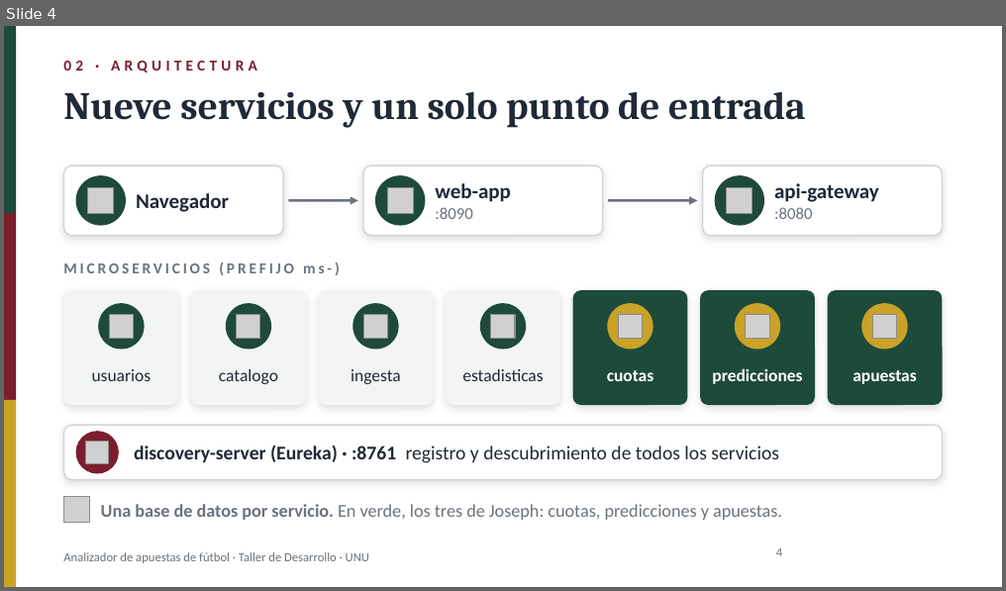
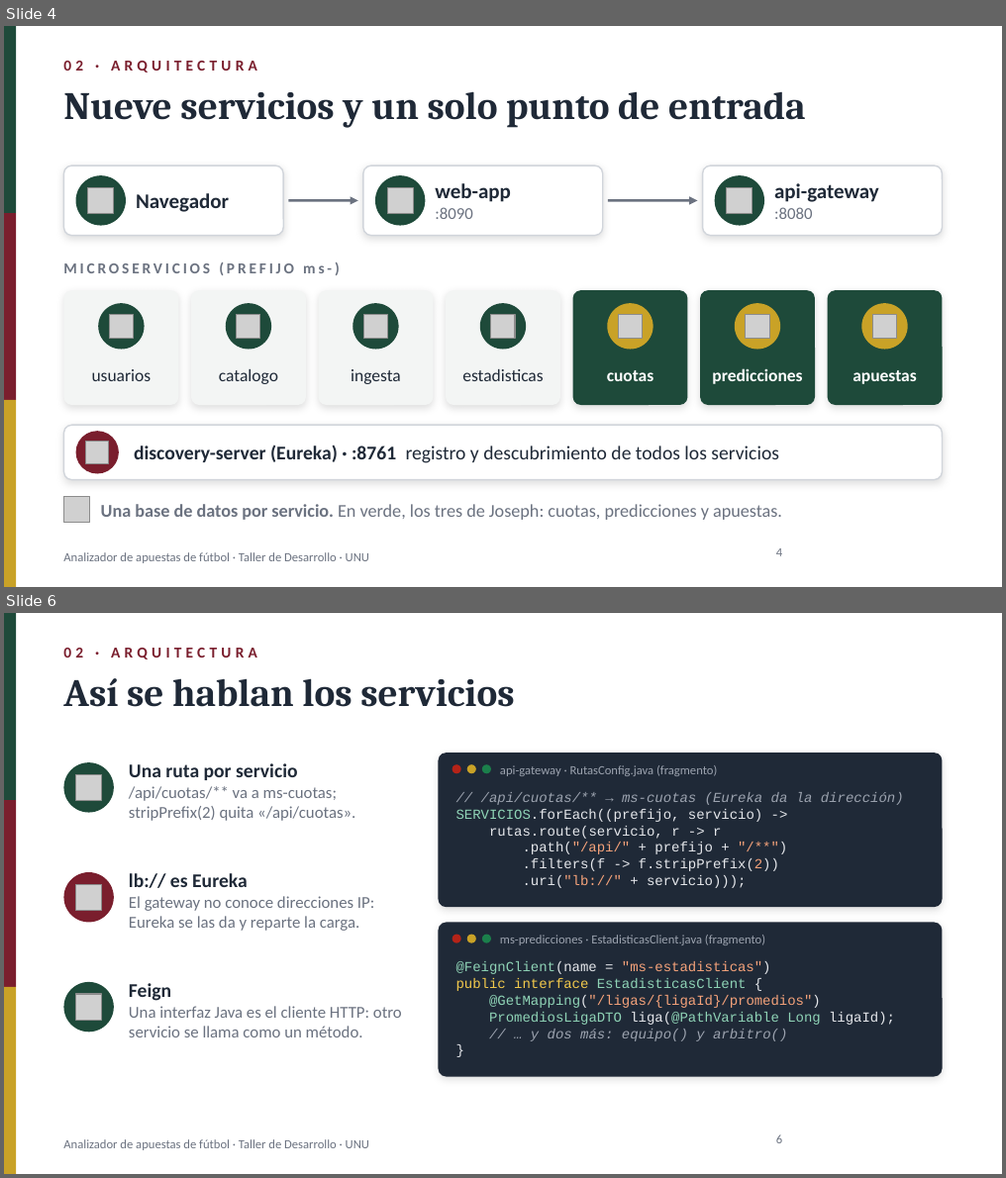
Before and after one commit to Renindstone/app-apuestas-universidad, a slide deck: docs/PresentacionApuestas_2nov2026.pptx. Shown one above the other, each under a label of ours: slide 4 before the commit, slides 4 and 6 after it; the slides between them are not shown. The pictures are 1006x591 and 1006x1178 pixels, drawn with LibreOffice and Linux fonts; fonts in the diff are those of the drawing; grey boxes stand for pictures; background and template pictures are left out. Boxes give left, top, right and bottom in pixels: in the first picture for what was removed or moved away, otherwise in the second. Text is boxed around its words. In the diff, an @@ line names an element or a change of style, - is before the commit and + after.

```diff
--- a/docs/PresentacionApuestas_2nov2026.pptx
+++ b/docs/PresentacionApuestas_2nov2026.pptx
@@ slide 6 added at <box>4,613,1002,1174</box>, background #FFFFFF; not listed: 4 template elements that a slide beside it also shows @@
@@ text added at <box>63,648,257,660</box>, 11 pt, text #7A1E2D, bold @@
+02 · ARQUITECTURA
@@ text added at <box>63,678,514,707</box>, 28 pt, text #1F2937, bold @@
+Así se hablan los servicios
@@ rounded rectangle added at <box>438,753,943,907</box>, fill #1F2937 @@
@@ ellipse added at <box>63,762,114,813</box>, fill #1E4A3A @@
@@ picture added at <box>76,774,102,801</box> @@
@@ text added at <box>129,763,355,821</box>, 12 pt, text #6B7280 @@
+Una ruta por servicio
+/api/cuotas/** va a ms-cuotas; stripPrefix(2) quita «/api/cuotas».
@@ ellipse added at <box>452,764,461,773</box>, fill #B42318 @@
@@ ellipse added at <box>467,764,476,773</box>, fill #C9A227 @@
@@ ellipse added at <box>482,764,491,773</box>, fill #1B7F4B @@
@@ text added at <box>500,765,717,776</box>, 9 pt, text #9CA3AF @@
+api-gateway · RutasConfig.java (fragmento)
@@ text added at <box>456,792,904,888</box>, 10 pt, text #E5E7EB @@
+// /api/cuotas/** → ms-cuotas (Eureka da la dirección)
+SERVICIOS.forEach((prefijo, servicio) ->
+rutas.route(servicio, r -> r
+.path("/api/" + prefijo + "/**")
+.filters(f -> f.stripPrefix(2))
+.uri("lb://" + servicio)));
@@ ellipse added at <box>63,872,114,922</box>, fill #7A1E2D @@
@@ text added at <box>129,873,374,931</box>, 12 pt, text #6B7280 @@
+lb:// es Eureka
+El gateway no conoce direcciones IP: Eureka se las da y reparte la carga.
@@ picture added at <box>76,884,102,910</box> @@
@@ rounded rectangle added at <box>438,922,943,1077</box>, fill #1F2937 @@
@@ ellipse added at <box>452,935,461,944</box>, fill #B42318 @@
@@ ellipse added at <box>467,935,476,944</box>, fill #C9A227 @@
@@ ellipse added at <box>482,935,491,944</box>, fill #1B7F4B @@
@@ text added at <box>500,935,765,946</box>, 9 pt, text #9CA3AF @@
+ms-predicciones · EstadisticasClient.java (fragmento)
@@ text added at <box>456,961,895,1042</box>, 10 pt, text #8FD3B6 @@
+@FeignClient(name = "ms-estadisticas")
+public interface EstadisticasClient {
+@GetMapping("/ligas/{ligaId}/promedios")
+PromediosLigaDTO liga(@PathVariable Long ligaId);
+// … y dos más: equipo() y arbitro()
+}
@@ ellipse added at <box>63,982,114,1032</box>, fill #1E4A3A @@
@@ picture added at <box>76,994,102,1020</box> @@
@@ text added at <box>129,983,402,1038</box>, 12 pt, text #6B7280 @@
+Feign
+Una interfaz Java es el cliente HTTP: otro servicio se llama como un método.
@@ page number added at <box>776,1135,782,1144</box>, 9 pt, text #6B7280 @@
+6
```
Also in this commit, not shown: 8 slides changed, 5 other slides added, 1 other file.
